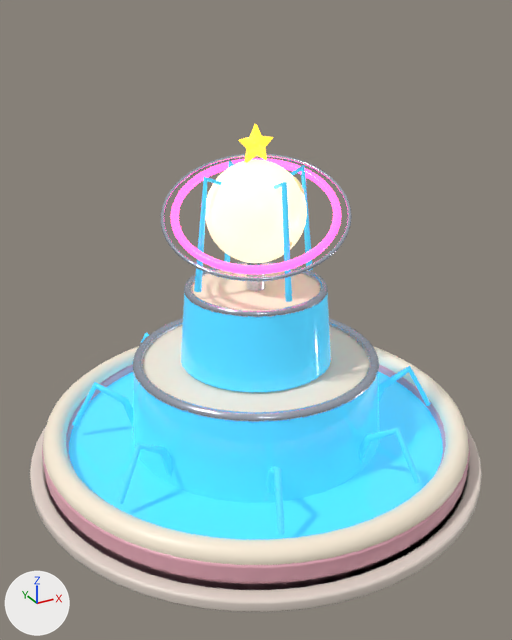
One commit to the glTF model art/models/mall_fountain.glb: the scene before it, then after it.
Both versions are drawn from a 50 mm lens placed at (-5.57, -10.12, 7.7), pointed at (-0.19, -0.35, 2.81). Arrows for +X, +Y and +Z are at lower left; the lights stay in place. The first picture is the older version. Vertices at exactly the same position are counted once.

Objects in the first picture: 'Fountain'.
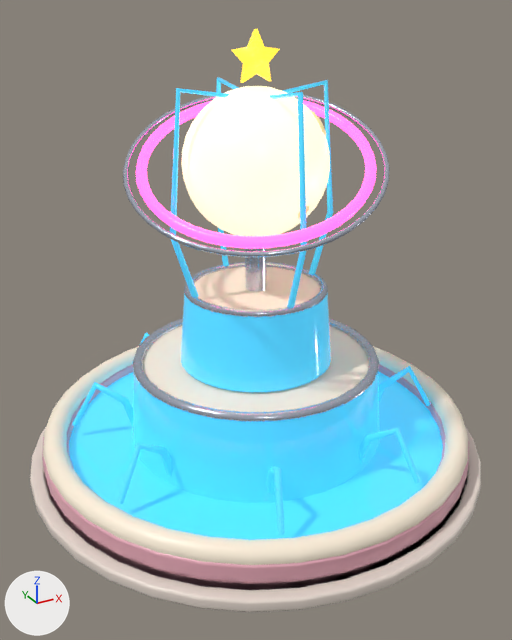
Where the change shows, as pixel boxes (x1, y1, x2, y2) in the pictures (512 x 640 px; the box of a moved part takes in the faces that stretch with it):
'Fountain', reshaped (19% taller): before (30, 124, 482, 612); after (30, 29, 481, 612)
part 1 of me_fountain, moved or reshaped: before (247, 262, 265, 291); after (245, 248, 266, 292)
part 2 of me_fountain, added (beige): after (181, 86, 330, 236)
part 3 of me_fountain, moved or reshaped: before (239, 124, 274, 163); after (231, 29, 280, 83)
part 4 of me_fountain, moved or reshaped: before (296, 181, 304, 194); after (315, 117, 326, 136)
part 5 of me_fountain, rebuilt: before (224, 161, 234, 262); after (216, 77, 239, 266)
part 6 of me_fountain, rebuilt: before (273, 182, 292, 302); after (270, 92, 307, 308)
part 7 of me_fountain, rebuilt: before (290, 165, 313, 271); after (282, 80, 333, 275)
part 8 of me_fountain, rebuilt: before (194, 177, 222, 292); after (170, 88, 229, 297)
part 9 of me_fountain, added (pink): after (136, 100, 377, 249)
part 10 of me_fountain, added: after (123, 92, 390, 258)
part 11 of me_fountain, deleted (beige): before (205, 160, 307, 263)
part 12 of me_fountain, deleted (pink): before (170, 158, 342, 275)
part 13 of me_fountain, moved or reshaped: before (30, 318, 482, 612); after (30, 318, 481, 612)
part 14 of me_fountain, deleted: before (161, 153, 352, 282)

Patch to the scene script:
```diff
--- a/art/models/mall_fountain.glb.py
+++ b/art/models/mall_fountain.glb.py
@@ me_fountain @@
 # used by ob_fountain; location = (0.0, 0.0, 0.0)
-me_fountain.from_pydata(...)  # 5488 vertices, 10840 faces; spans x -4.15..4.15, y -4.15..4.15, z 0.0..6.02
+me_fountain.from_pydata(...)  # 4580 vertices, 8984 faces; spans x -4.15..4.15, y -4.15..4.15, z 0.0..7.42
+# me_fountain part 1: the loose piece of 72 vertices spanning x -0.16..0.16, y -0.16..0.16, z 3.1..4.1 is scaled about its middle by (1.14, 1.14, 1.41), then moved by (0.0, 0.0, 0.2)
+# me_fountain part 2: a new loose piece, a UV sphere (28 segments, 16 rings, poles along z) spanning x -1.2..1.2, y -1.2..1.2, z 4.2..6.6, in mat_mallmoonglobe (beige #fff2c8, glowing beige #f3e7bf)
+# me_fountain part 3: the loose piece of 20 vertices spanning x -0.3..0.3, y -0.04..0.04, z 5.44..6.02 is scaled about its middle by (1.31, 1.25, 1.31), then moved by (0.0, 0.0, 1.31)
+# me_fountain part 4: the loose piece of 42 vertices spanning x 0.47..0.73, y -0.5..-0.17, z 4.85..5.17 is scaled about its middle by 1.39, then moved by (0.25, -0.14, 0.97)
+# me_fountain part 5: the loose piece of 18 vertices spanning x -0.06..0.06, y 0.29..1.15, z 3.39..5.29 is rebuilt with 24 vertices and now spans x -0.06..0.06, y 0.3..1.54, z 3.28..6.63
+# me_fountain part 6: the loose piece of 18 vertices spanning x -0.06..0.06, y -1.15..-0.29, z 3.39..5.29 is rebuilt with 24 vertices and now spans x -0.06..0.06, y -1.54..-0.3, z 3.28..6.63
+# me_fountain part 7: the loose piece of 18 vertices spanning x 0.29..1.15, y -0.06..0.06, z 3.39..5.29 is rebuilt with 24 vertices and now spans x 0.3..1.54, y -0.06..0.06, z 3.28..6.63
+# me_fountain part 8: the loose piece of 18 vertices spanning x -1.15..-0.29, y -0.06..0.06, z 3.39..5.29 is rebuilt with 24 vertices and now spans x -1.54..-0.3, y -0.06..0.06, z 3.28..6.63
+# me_fountain part 9: a new loose piece of 320 vertices spanning x -1.89..1.89, y -1.8..1.8, z 4.51..6.29, in mat_mallneonpink (pink #ff4fa8, glowing pink #ff4fa8)
+# me_fountain part 10: a new loose piece of 240 vertices spanning x -2.09..2.09, y -1.99..1.99, z 4.44..6.36, in mat_mallchrome (pale blue #c9d0e0)
+# me_fountain part 11: the loose piece of 422 vertices spanning x -0.85..0.85, y -0.85..0.85, z 3.75..5.45 is deleted
+# me_fountain part 12: the loose piece of 384 vertices spanning x -1.38..1.38, y -1.32..1.32, z 3.95..5.25 is deleted
+# me_fountain part 13: 656 vertices moved from x -4.12..4.12, y -4.12..4.12, z 0.0..0.62 to x -4.09..4.09, y -4.09..4.09, z 0.0..0.62; 1380 vertices removed from x -4.05..4.05, y -4.05..4.05, z 0.0..2.01; 560 vertices added at x -3.9..3.9, y -3.9..3.9, z 0.0..2.01
+# me_fountain part 14: 288 vertices removed from x -1.54..1.54, y -1.47..1.47, z 3.89..5.31
+# other edits to the shape of me_fountain do not show in these pictures
 me_fountain.materials.append(mat_mallterrazzopink)
```
